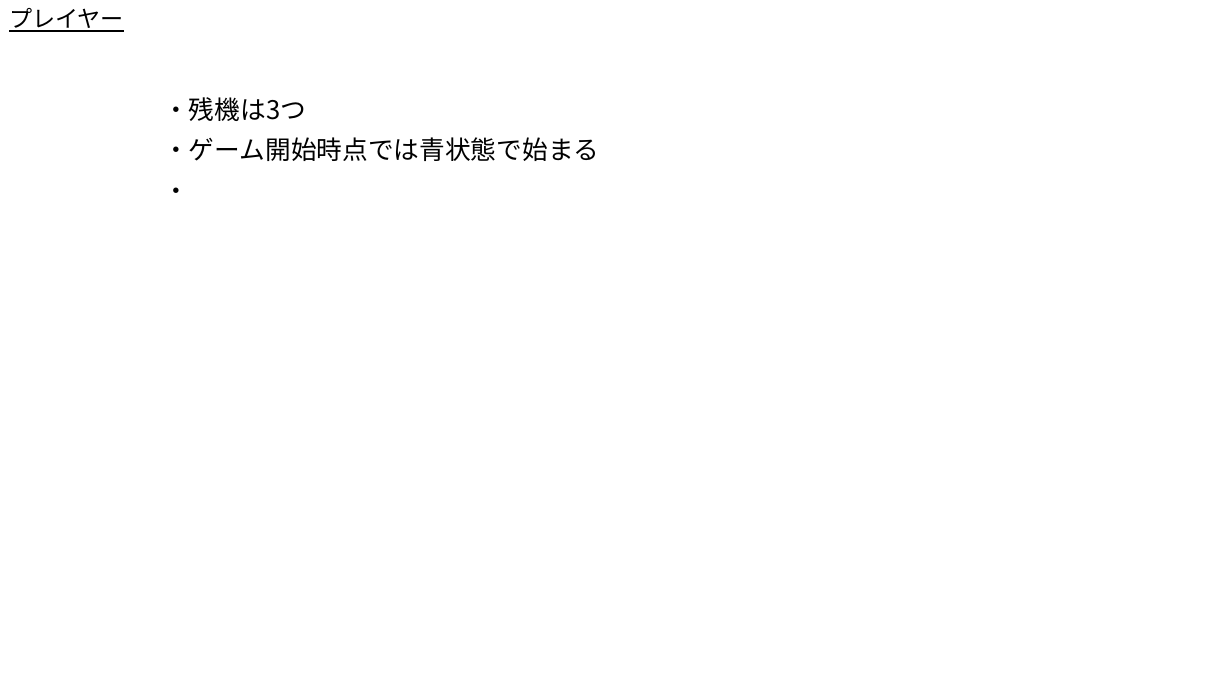
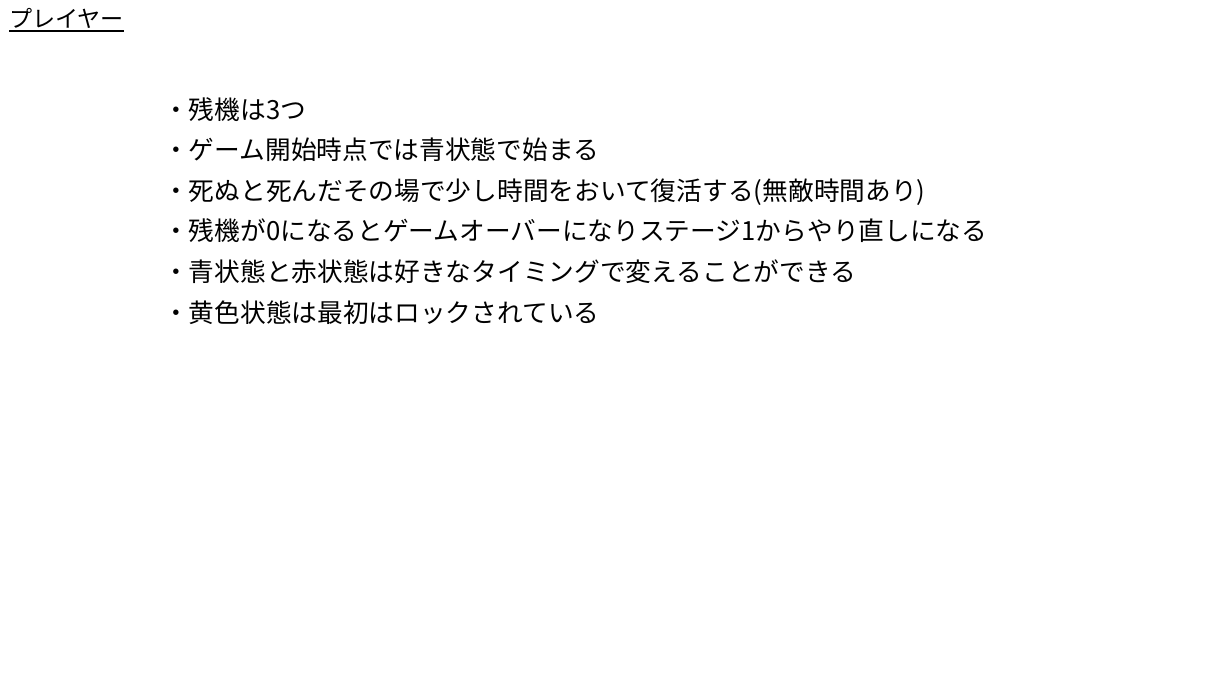
Before and after one commit to Akiyoshi-2/GameProbuctionPractice1, a slide deck: slide 1 of 仕様書/プレイヤー.pptx. Drawn at 1232x693 pixels with LibreOffice and Linux fonts; fonts in the diff are those of the drawing. Boxes give left, top, right and bottom in pixels: in the first picture for what was removed or moved away, otherwise in the second. Text is boxed around its words. In the diff, an @@ line names an element or a change of style, - is before the commit and + after.

```diff
--- a/仕様書/プレイヤー.pptx
+++ b/仕様書/プレイヤー.pptx
@@ subtitle at [163, 178, 987, 324]: text changed @@
-・
+・死ぬと死んだその場で少し時間をおいて復活する(無敵時間あり)
+・残機が0になるとゲームオーバーになりステージ1からやり直しになる
+・青状態と赤状態は好きなタイミングで変えることができる
+・黄色状態は最初はロックされている
```
Also in this commit, not shown: 3 other slides changed.
